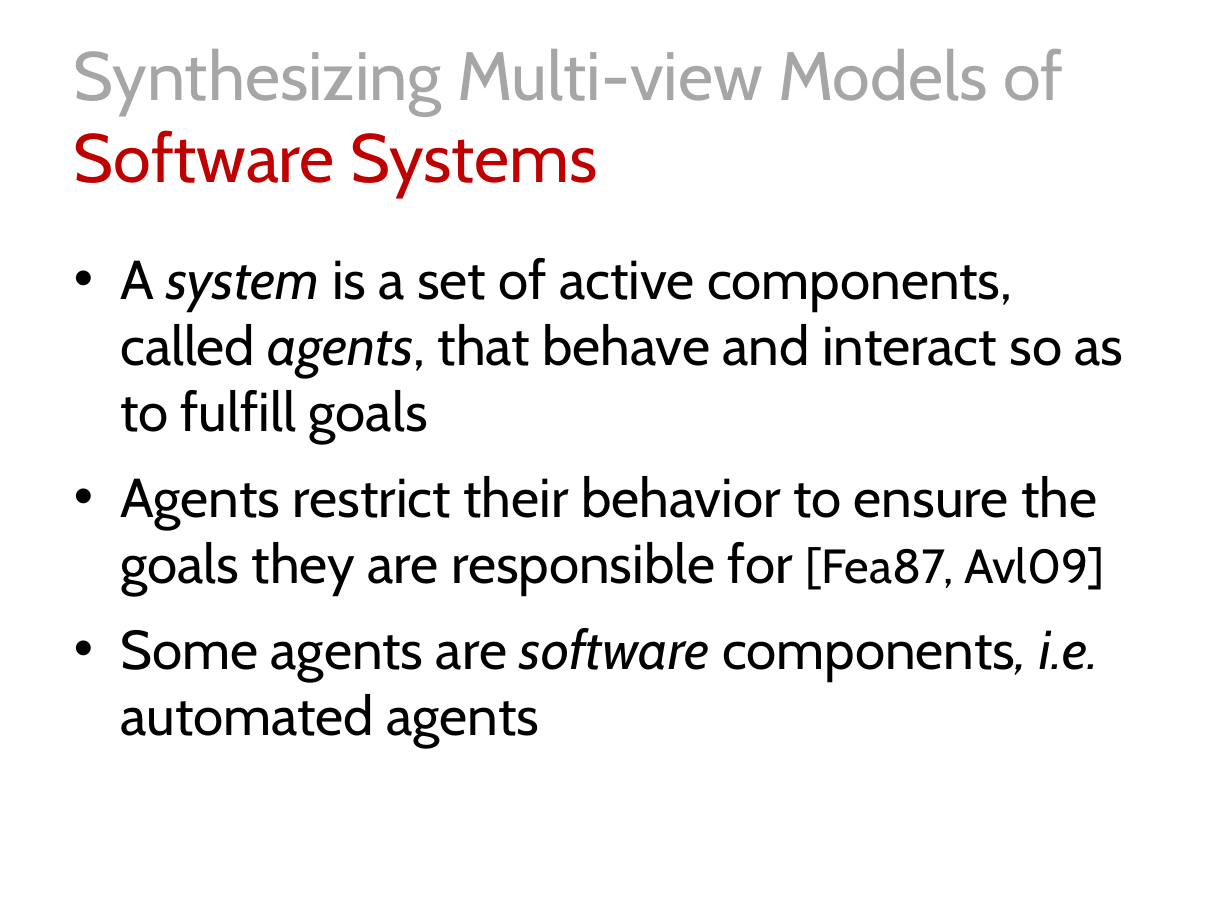
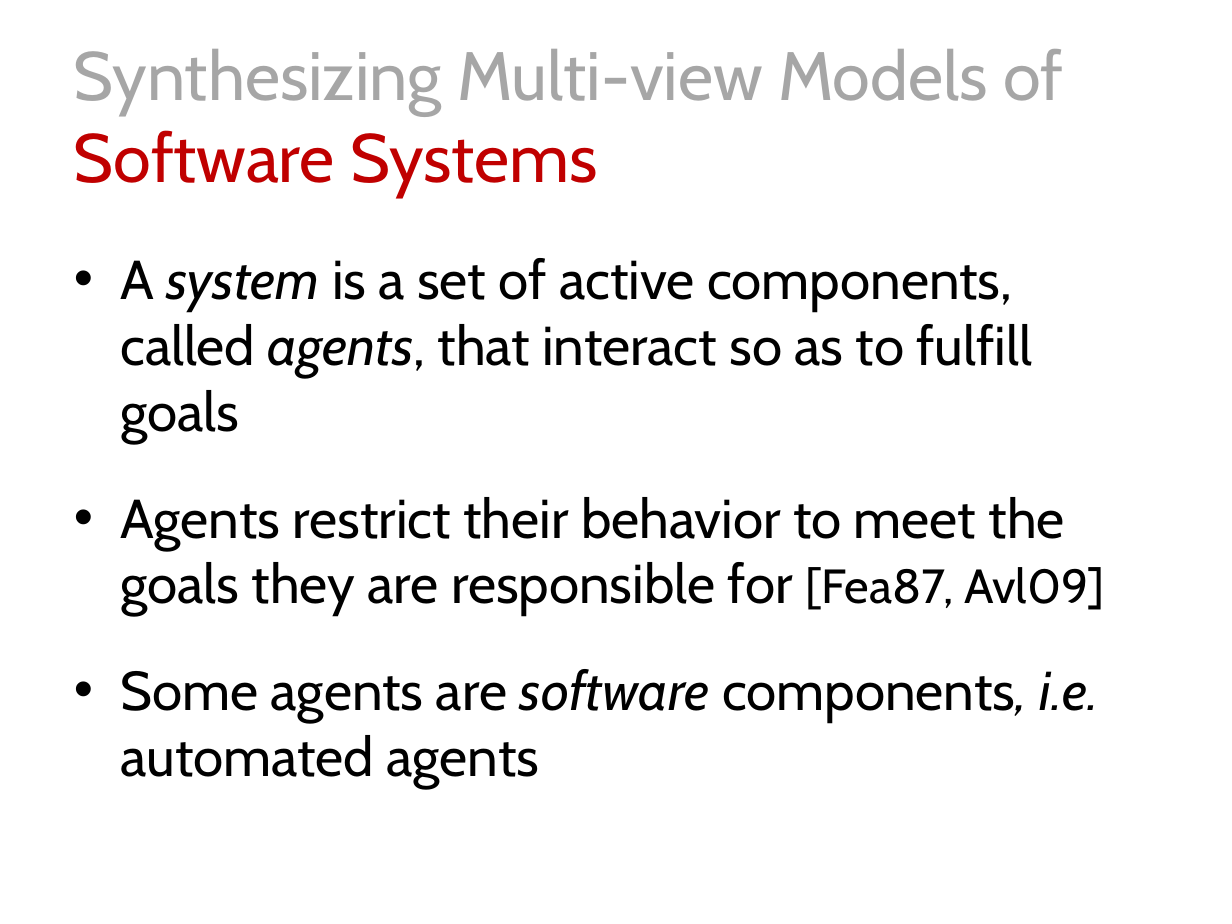
Before and after one commit to blambeau/phd, a slide deck: slide 4 of public-defense/slides.pptx. Drawn at 1232x924 pixels with LibreOffice and Linux fonts; fonts in the diff are those of the drawing. Boxes give left, top, right and bottom in pixels: in the first picture for what was removed or moved away, otherwise in the second. Text is boxed around its words. In the diff, an @@ line names an element or a change of style, - is before the commit and + after.

```diff
--- a/public-defense/slides.pptx
+++ b/public-defense/slides.pptx
@@ text at (x1=120, y1=258, x2=1104, y2=616): text changed @@
-• A system is a set of active components, called agents, that behave and interact so as to fulfill goals
-• Agents restrict their behavior to ensure the goals they are responsible for [Fea87, Avl09]
+• A system is a set of active components, called agents, that interact so as to fulfill goals
+• Agents restrict their behavior to meet the goals they are responsible for [Fea87, Avl09]
@@ text at (x1=120, y1=669, x2=1099, y2=788): more space between paragraphs @@
```
Also in this commit, not shown: 19 other slides changed, 12 slides added, 3 slides removed, 14 other files.
